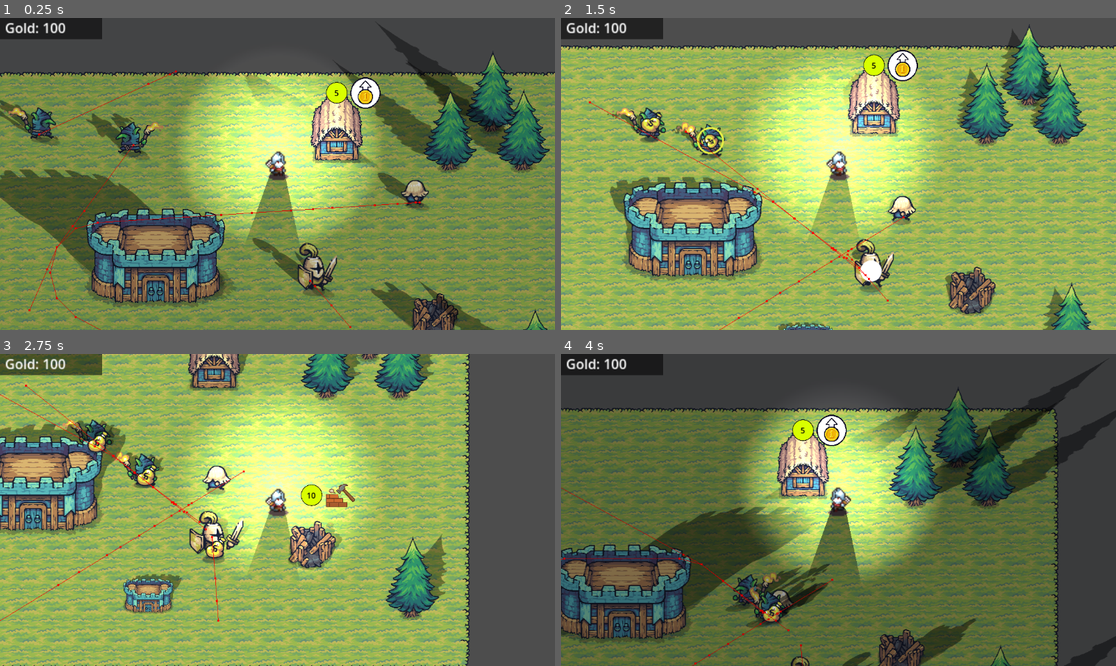
Above: before the commit, frames 1-4 (two rows, left to right).
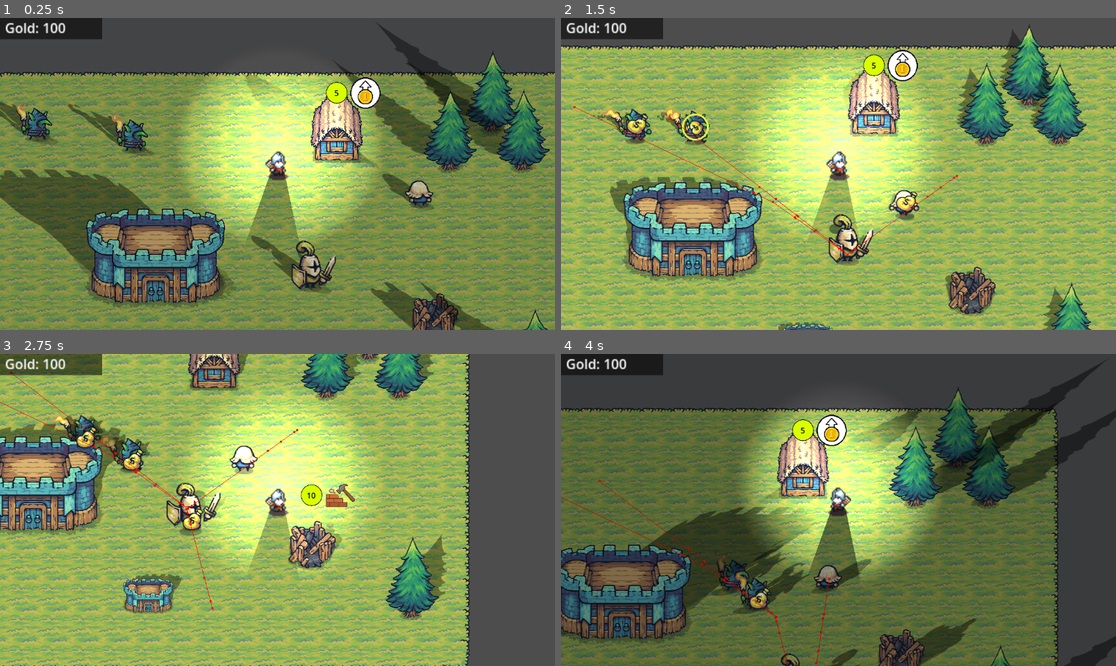
Above: after the commit, the same moments.

Repository: achotai2/battle-game-2D-proto
Game: Godot game, scene res://Scenes/main.tscn
Two runs of this game, one before a commit and one after it. Both use one fixed random seed, a clock stepped at 60 frames per second and the inputs below.
Inputs (mouse positions are in pixels of both pictures, inside the frame that each line leads up to):
- Up to frame 1 (0.25 s): no input
- Up to frame 2 (1.5 s): tap Enter at 0.5 s; move the mouse to (960, 158) at 0.52 s; hold Right (move_right) 0.53-1.28 s; tap Ctrl (attack) at 0.6 s; tap Space (interact) at 0.8, 1.35 s; move the mouse to (727, 189) at 1.27 s; hold S (move_down) from 1.28 s (still down)
- Up to frame 3 (2.75 s): tap Ctrl (attack) at 1.55, 2.1 s; move the mouse to (333, 441) at 2.02 s; release S (move_down) at 2.03 s; hold Right (move_right) from 2.03 s (still down); tap Space (interact) at 2.3 s
- Up to frame 4 (4 s): move the mouse to (810, 572) at 2.77 s; release Right (move_right) at 2.78 s; hold W (move_up) 2.78-3.53 s; click (810, 572) at 2.85 s; tap Ctrl (attack) at 3.05 s; move the mouse to (1005, 556) at 3.52 s; hold A (move_left) from 3.53 s (still down); tap Space (interact) at 3.6 s

The runs differ from the first frame. In frame 1, 3.1% of the frame differs, in the area x 0-79%, y 16-100%; in frame 2, 4.2%; in frame 3, 4.6%, in the area x 0-54%, y 5-86%; in frame 4, 3.6%.

Commit message:
Implement unit loitering and immediate work upon arrival
- Added `loiter_duration` and `_loiter_timer` to `AgentMovement` to delay meandering.
- Connected `_loiter_timer.timeout` to trigger `_start_self_meander`.
- Updated `MinionTasker` to listen to `AgentMovement.move_to_pos_finished` and enter work state immediately.
- Ensures units loiter before wandering and snap to work upon arrival.

Co-authored-by: achotai2 <64825783+achotai2@users.noreply.github.com>

Diff:
--- a/Scripts/AgentNodes/agent_move.gd
+++ b/Scripts/AgentNodes/agent_move.gd
@@ -7,6 +7,7 @@
 @export_range(0, 500, 10) var max_speed: float = 300.0
 @export_range(0, 500, 10) var meander_speed: float = 50.0
 @export var can_meander: bool = true
+@export var loiter_duration: float = 2.0
 
 # --- ASSIGNMENTS (STRICT TYPED) ---
 # [OPTIMIZATION] strict typing for direct memory access
@@ -60,6 +61,7 @@
 # Timers
 var _repath_timer: Timer
 var _patrol_pause_timer: Timer
+var _loiter_timer: Timer
 
 func _ready() -> void:
 	if not nav_agent:
@@ -89,6 +91,11 @@
 	_patrol_pause_timer.timeout.connect(_on_patrol_pause_timeout)
 	add_child(_patrol_pause_timer)
 
+	_loiter_timer = Timer.new()
+	_loiter_timer.one_shot = true
+	_loiter_timer.timeout.connect(_on_loiter_timeout)
+	add_child(_loiter_timer)
+
 	if agent: _last_stuck_pos = agent.global_position
 
 # --- MAIN LOOP ---
@@ -97,7 +104,11 @@
 	# [FIX] Check for auto-meander FIRST.
 	# If we are supposed to meander, start immediately so we don't get put to sleep below.
 	if _order_type == OrderType.NONE and can_meander:
-		_start_self_meander()
+		if _loiter_timer.is_stopped():
+			_start_self_meander()
+		else:
+			# Loitering (smoking a cigarette)
+			pass
 
 	# [OPTIMIZATION] Sleep Check
 	# Now this only triggers if we are NONE (and didn't start meandering) or FROZEN
@@ -328,6 +339,9 @@
 	_order_priority = -1
 	_update_speed_cap()
 
+	if can_meander and loiter_duration > 0.0:
+		_loiter_timer.start(loiter_duration)
+
 # --- HELPERS ---
 
 func _cancel_anim_actions() -> void:
@@ -342,6 +356,11 @@
 	if _order_type == OrderType.MOVE_TO_POS:
 		_order_type = OrderType.NONE
 		move_to_pos_finished.emit(get_parent())
+
+		# If no new order came in from the signal (e.g. Work), start loitering
+		if _order_type == OrderType.NONE and can_meander and loiter_duration > 0.0:
+			_loiter_timer.start(loiter_duration)
+
 	elif _order_type == OrderType.MEANDER:
 		if patrol_pause_seconds > 0.0:
 			_patrol_pause_timer.start(patrol_pause_seconds)
@@ -351,6 +370,10 @@
 func _on_patrol_pause_timeout() -> void:
 	if _order_type == OrderType.MEANDER:
 		_pick_new_patrol_point()
+
+func _on_loiter_timeout() -> void:
+	if _order_type == OrderType.NONE and can_meander:
+		_start_self_meander()
 
 func _pick_new_patrol_point() -> void:
 	if not is_instance_valid(assigned_castle):
--- a/Scripts/AgentNodes/minion_tasker.gd
+++ b/Scripts/AgentNodes/minion_tasker.gd
@@ -49,6 +49,10 @@
 		# Optimization: Direct access if possible, or reliable call
 		if agent.has_method("return_castle"):
 			set_castle(agent.return_castle())
+
+	if movement:
+		if not movement.move_to_pos_finished.is_connected(_on_movement_finished):
+			movement.move_to_pos_finished.connect(_on_movement_finished)
 
 func set_castle(new_castle: Castle) -> void:
 	if new_castle == castle: return
@@ -227,9 +231,24 @@
 
 	return agent.global_position.distance_squared_to(target_pos) <= _work_range_sq
 
+func _on_movement_finished(_agent_node: Node2D) -> void:
+	if _state == State.MOVING and _site:
+		_enter_work_state()
+
 # --- COMPATIBILITY / SETTERS ---
 func set_agent(a: CharacterBody2D) -> void: agent = a
-func set_movement(m: AgentMovement) -> void: movement = m
+
+func set_movement(m: AgentMovement) -> void:
+	if movement == m: return
+
+	if movement and movement.move_to_pos_finished.is_connected(_on_movement_finished):
+		movement.move_to_pos_finished.disconnect(_on_movement_finished)
+
+	movement = m
+
+	if movement and not movement.move_to_pos_finished.is_connected(_on_movement_finished):
+		movement.move_to_pos_finished.connect(_on_movement_finished)
+
 func clear_task() -> void: _release_job(true); _set_idle_state()
 func has_task() -> bool: return _site != null
 func get_agent() -> CharacterBody2D: return agent
